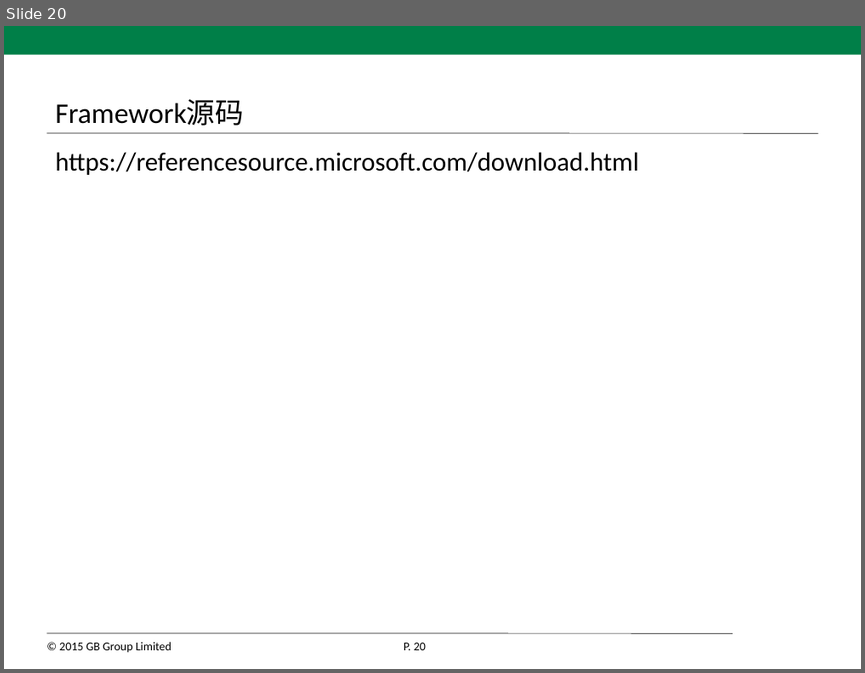
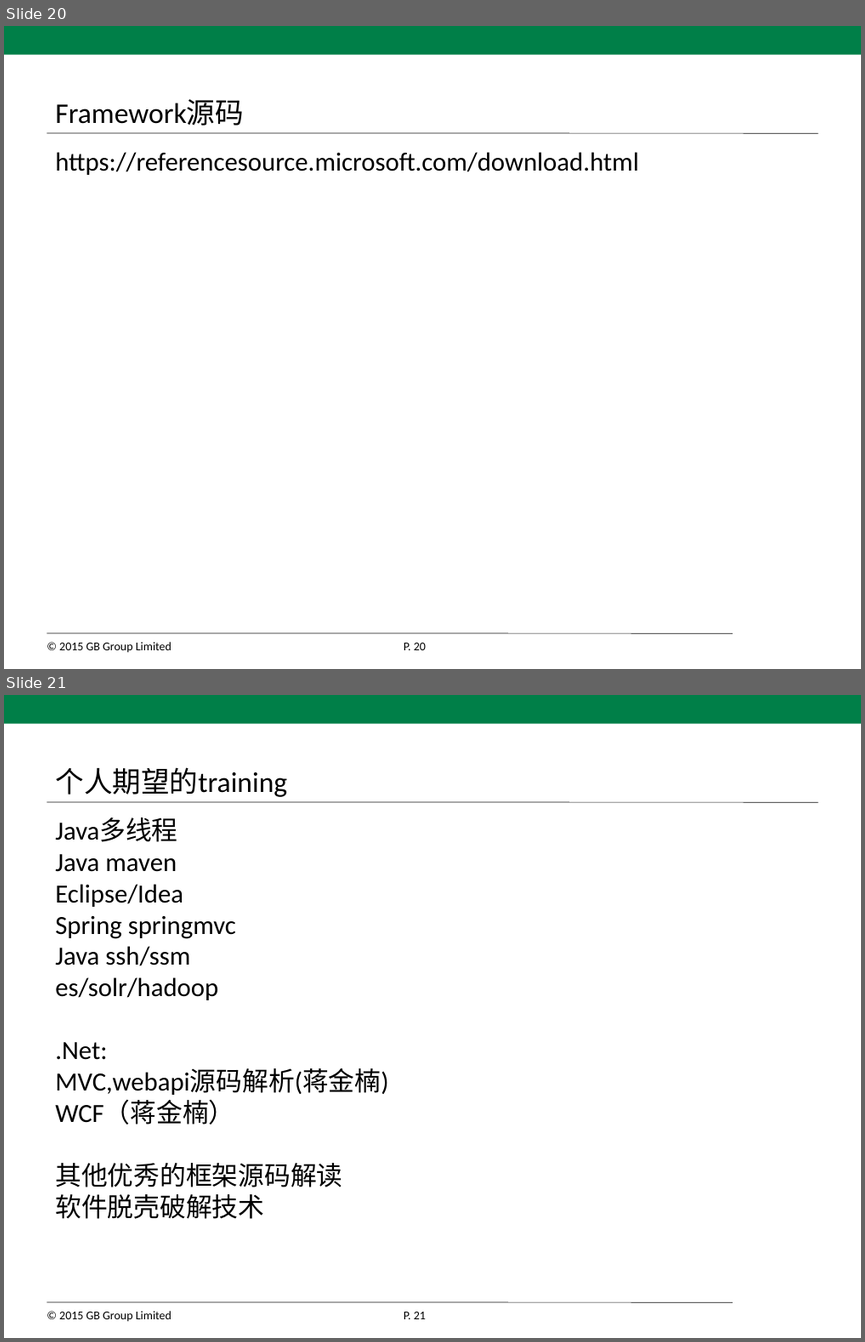
Before and after one commit to xiafeicn/AsyncProgram, a slide deck: 异步编程.pptx. Shown one above the other, each under a label of ours: slide 20 before the commit, slides 20 and 21 after it. The pictures are 865x673 and 865x1342 pixels, drawn with LibreOffice and Linux fonts; fonts in the diff are those of the drawing; background and template pictures are left out. Boxes give left, top, right and bottom in pixels: in the first picture for what was removed or moved away, otherwise in the second. Text is boxed around its words. In the diff, an @@ line names an element or a change of style, - is before the commit and + after.

Commit message:
文档

```diff
--- a/异步编程.pptx
+++ b/异步编程.pptx
@@ slide 21 added at [4,695,861,1338], background #FFFFFF; not listed: 5 template elements that a slide beside it also shows @@
@@ title added at [55,767,287,797], 24 pt, text #000000 @@
+个人期望的training
@@ text added at [55,817,388,1219], 22 pt, text #000000 @@
+Java多线程
+Java maven
+Eclipse/Idea
+Spring springmvc
+Java ssh/ssm
+es/solr/hadoop
+.Net:
+MVC,webapi源码解析(蒋金楠)
+WCF（蒋金楠）
+其他优秀的框架源码解读
+软件脱壳破解技术
```
